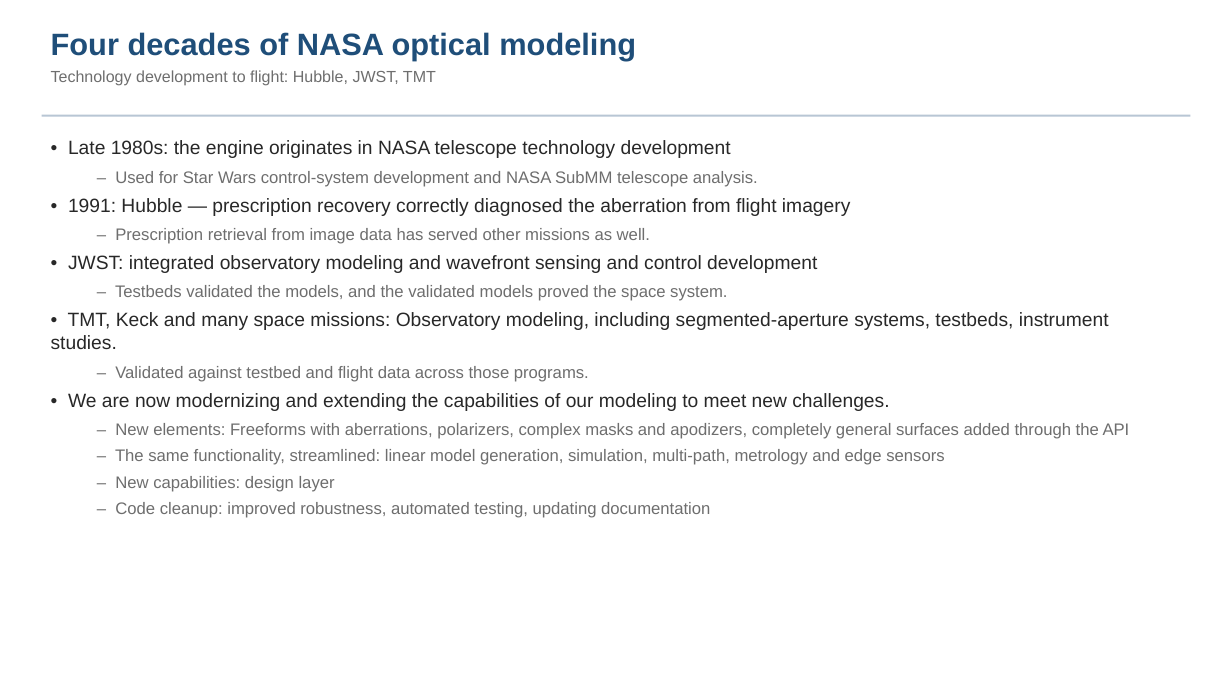
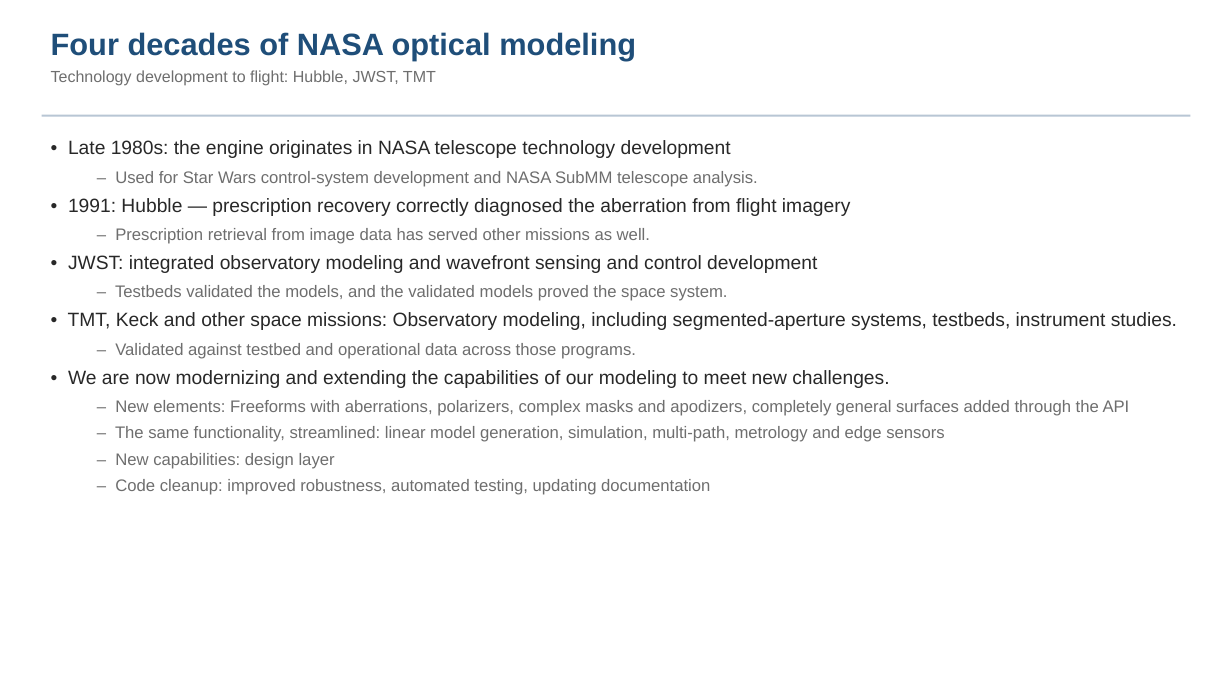
Before and after one commit to nasa-jpl/macos, a slide deck: slide 2 of demo_session/baseline_pass3.pptx. Drawn at 1232x693 pixels with LibreOffice and Linux fonts; fonts in the diff are those of the drawing. Boxes give left, top, right and bottom in pixels: in the first picture for what was removed or moved away, otherwise in the second. Text is boxed around its words. In the diff, an @@ line names an element or a change of style, - is before the commit and + after.

```diff
--- a/demo_session/baseline_pass3.pptx
+++ b/demo_session/baseline_pass3.pptx
@@ text at [68,312,1177,359]: text changed @@
-• TMT, Keck and many space missions: Observatory modeling, including segmented-aperture systems, testbeds, instrument studies.
-– Validated against testbed and flight data across those programs.
+• TMT, Keck and other space missions: Observatory modeling, including segmented-aperture systems, testbeds, instrument studies.
+– Validated against testbed and operational data across those programs.
```
Also in this commit, not shown: 1 other slide changed, 4 other files.
